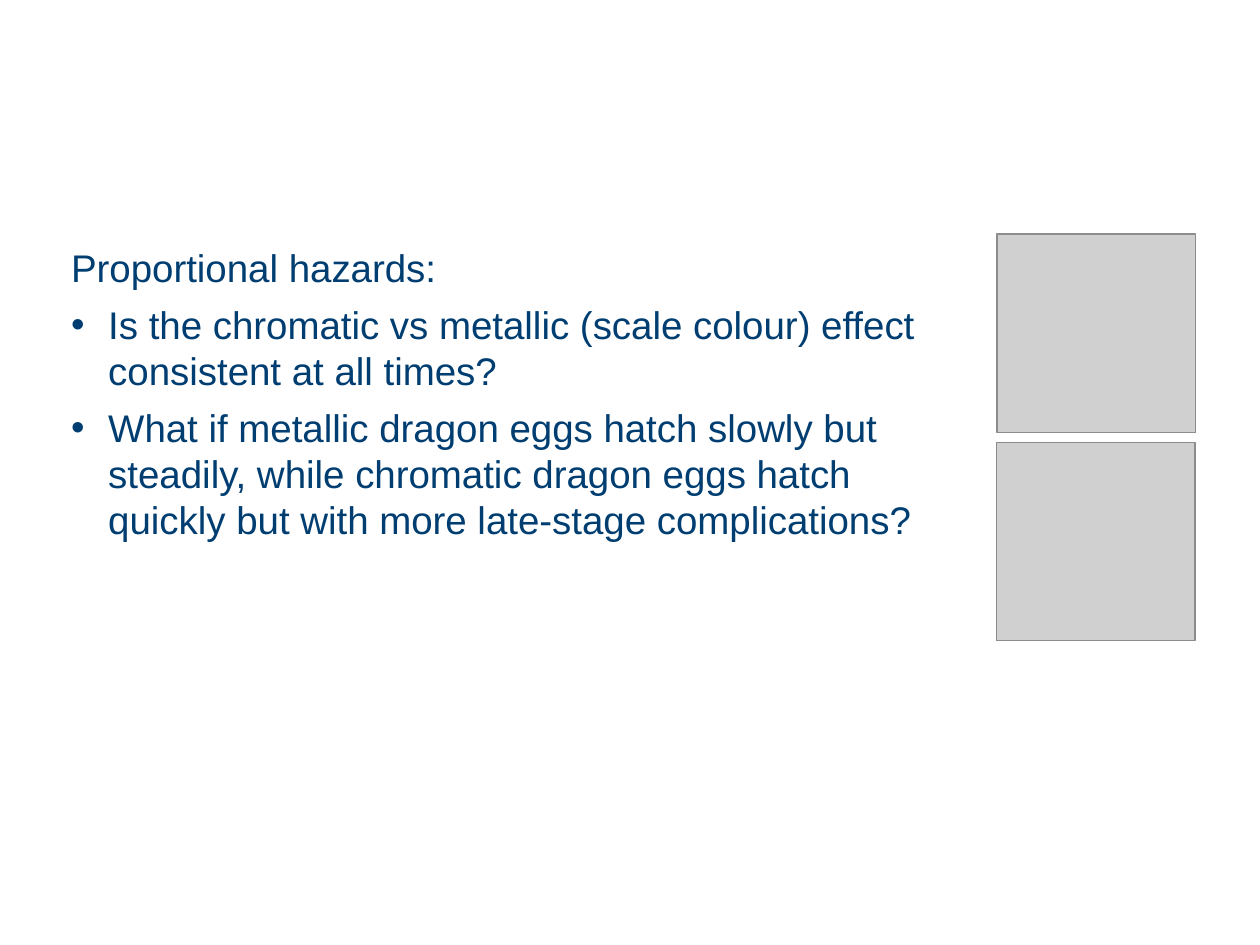
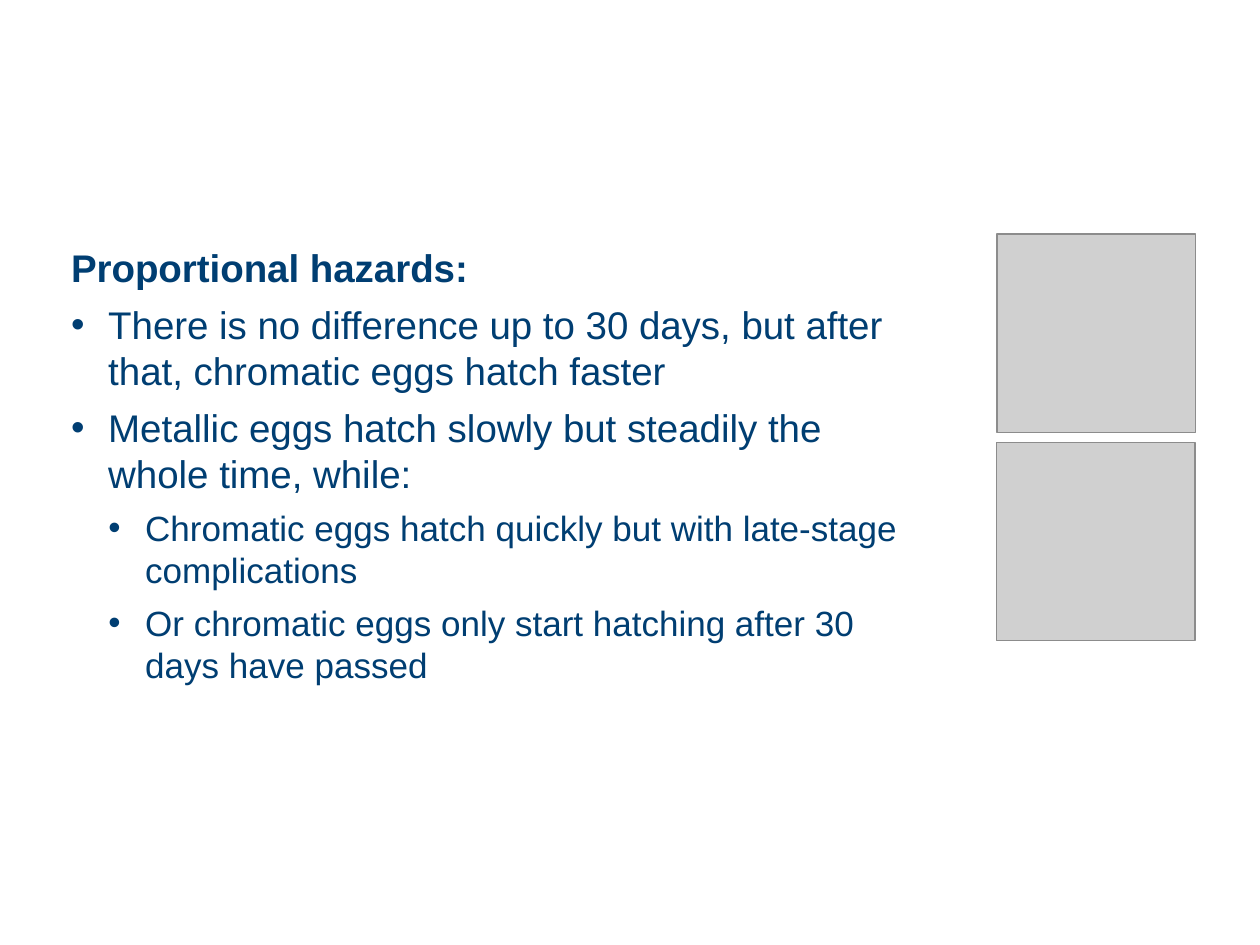
Before and after one commit to cambiotraining/stats-survival-analysis, a slide deck: slide 63 of survival-analysis-draft.pptx (slide 64 before the commit). Drawn at 1260x945 pixels with LibreOffice and Linux fonts; fonts in the diff are those of the drawing; grey boxes stand for pictures; background and template pictures are left out. Boxes give left, top, right and bottom in pixels: in the first picture for what was removed or moved away, otherwise in the second. Text is boxed around its words. In the diff, an @@ line names an element or a change of style, - is before the commit and + after.

Commit message:
updates to slides

```diff
--- a/survival-analysis-draft.pptx
+++ b/survival-analysis-draft.pptx
@@ text at [71, 254, 468, 290]: bold on in "Proportional hazards:" @@
@@ text at [108, 311, 897, 685]: text changed @@
-• Is the chromatic vs metallic (scale colour) effect consistent at all times?
-• What if metallic dragon eggs hatch slowly but steadily, while chromatic dragon eggs hatch quickly but with more late-stage complications?
+• There is no difference up to 30 days, but after that, chromatic eggs hatch faster
+• Metallic eggs hatch slowly but steadily the whole time, while:
+  • Chromatic eggs hatch quickly but with late-stage complications
+  • Or chromatic eggs only start hatching after 30 days have passed
```
Also in this commit, not shown: 13 other slides changed, 20 slides added, 6 slides removed, 33 other files.
